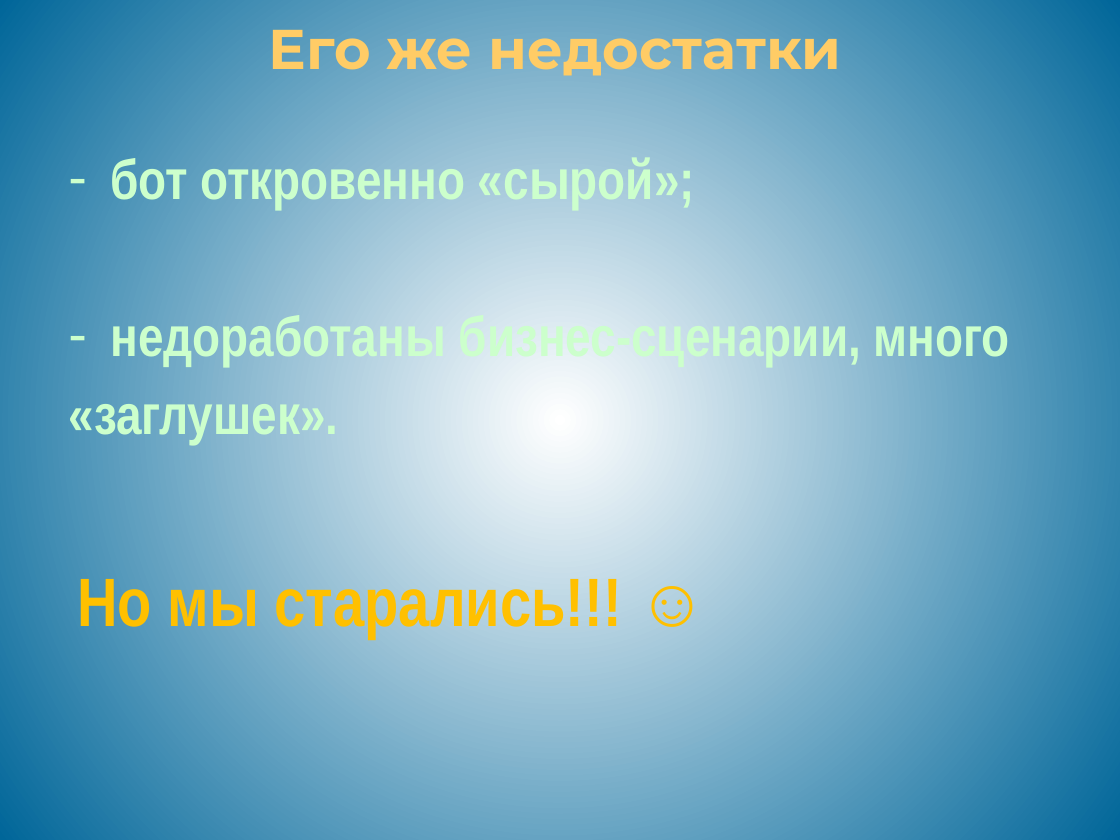
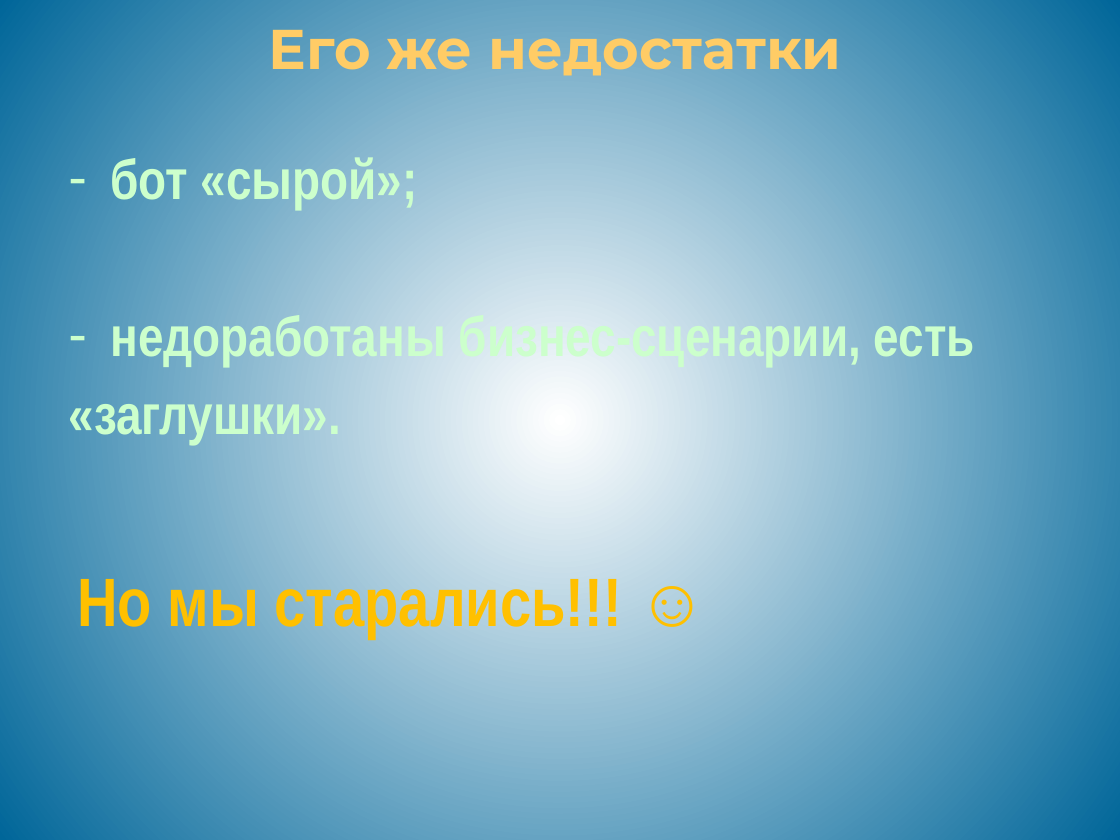
Before and after one commit to evgenypopov2/kotlingrad, a slide deck: slide 15 of presentation/Reservation assistant.pptx (slide 13 before the commit). Drawn at 1120x840 pixels with LibreOffice and Linux fonts; fonts in the diff are those of the drawing; background and template pictures are left out. Boxes give left, top, right and bottom in pixels: in the first picture for what was removed or moved away, otherwise in the second. Text is boxed around its words. In the diff, an @@ line names an element or a change of style, - is before the commit and + after.

```diff
--- a/presentation/Reservation assistant.pptx
+++ b/presentation/Reservation assistant.pptx
@@ text at bbox=[68, 154, 975, 444]: text changed @@
-– бот откровенно «сырой»;
-– недоработаны бизнес-сценарии, много
-«заглушек».
+– бот «сырой»;
+– недоработаны бизнес-сценарии, есть
+«заглушки».
```
Also in this commit, not shown: 4 other slides changed, 2 slides added.
